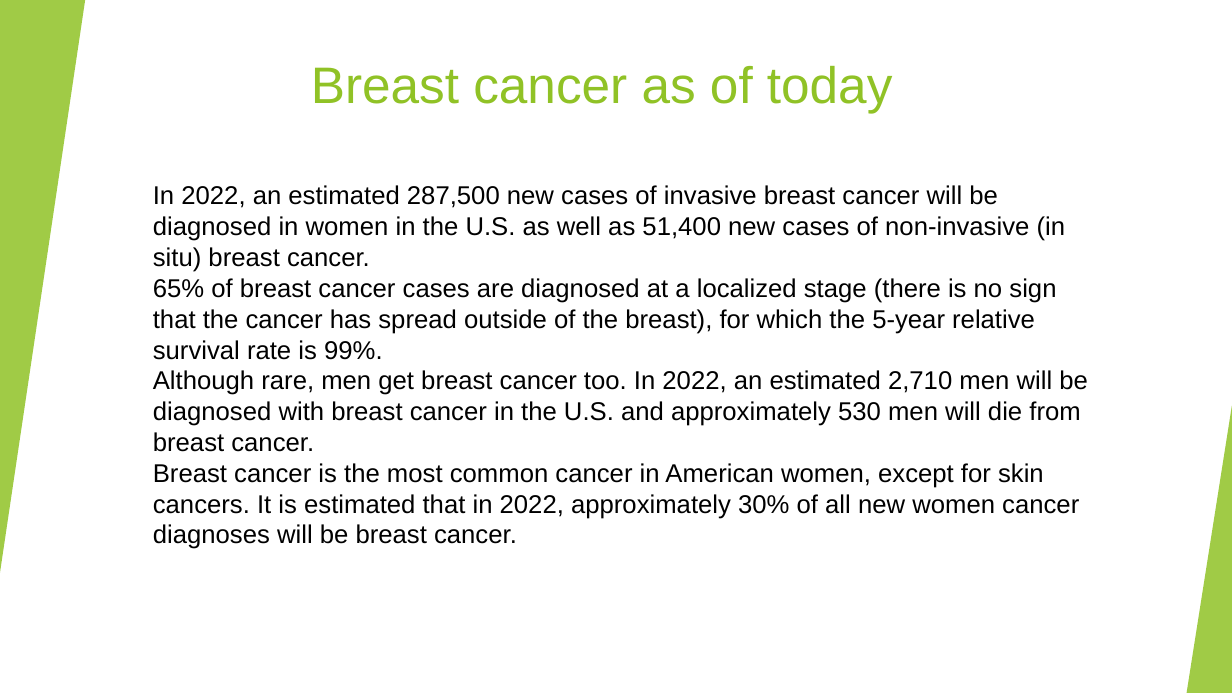
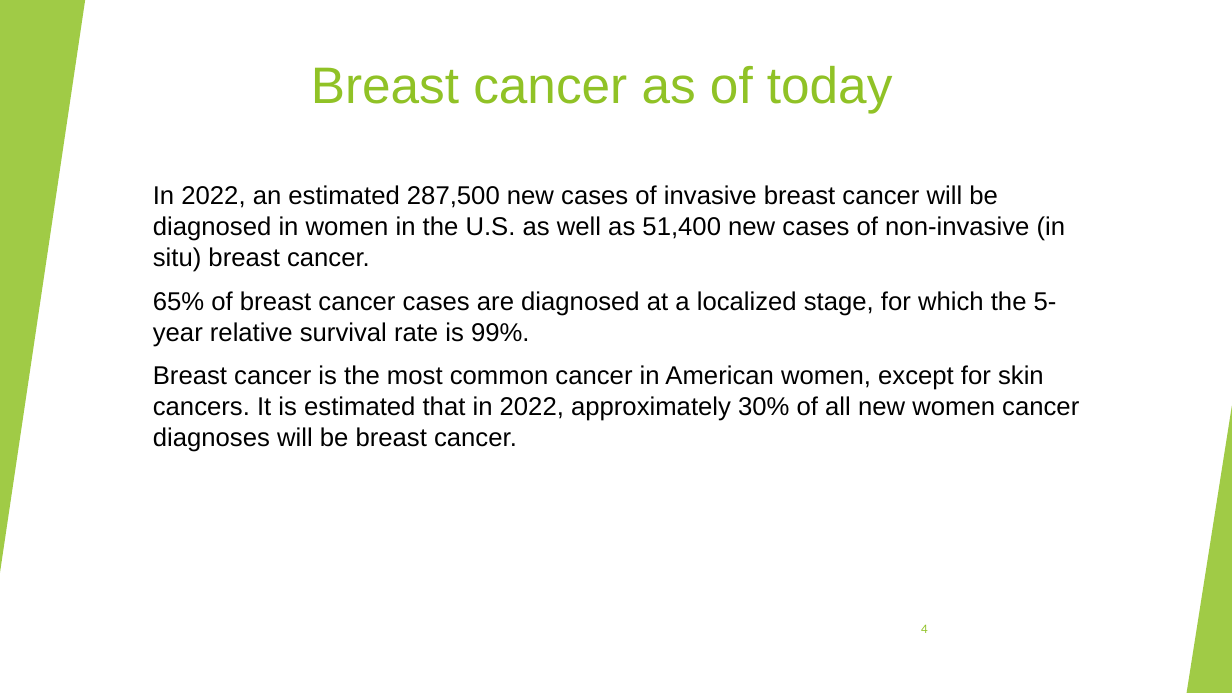
Before and after one commit to Shenhav26/Final_project, a slide deck: slide 4 of capstone project phase A.pptx. Drawn at 1232x693 pixels with LibreOffice and Linux fonts; fonts in the diff are those of the drawing. Boxes give left, top, right and bottom in pixels: in the first picture for what was removed or moved away, otherwise in the second. Text is boxed around its words. In the diff, an @@ line names an element or a change of style, - is before the commit and + after.

```diff
--- a/capstone project phase A.pptx
+++ b/capstone project phase A.pptx
@@ text at <box>153,185,1079,452</box>: text changed @@
-In 2022, an estimated 287,500 new cases of invasive breast cancer will be diagnosed in women in the U.S. as well as 51,400 new cases of non-invasive (in situ) breast cancer. 65% of breast cancer cases are diagnosed at a localized stage (there is no sign that the cancer has spread outside of the breast), for which the 5-year relative survival rate is 99%. Although rare, men get breast cancer too. In 2022, an estimated 2,710 men will be diagnosed with breast cancer in the U.S. and approximately 530 men will die from breast cancer. Breast cancer is the most common cancer in American women, except for skin cancers. It is estimated that in 2022, approximately 30% of all new women cancer diagnoses will be breast cancer.
+In 2022, an estimated 287,500 new cases of invasive breast cancer will be diagnosed in women in the U.S. as well as 51,400 new cases of non-invasive (in situ) breast cancer.
+65% of breast cancer cases are diagnosed at a localized stage, for which the 5-year relative survival rate is 99%.
+Breast cancer is the most common cancer in American women, except for skin cancers. It is estimated that in 2022, approximately 30% of all new women cancer diagnoses will be breast cancer.
@@ page number added at <box>921,624,928,633</box>, 9 pt, text #90C226 @@
+4
```
Also in this commit, not shown: 15 other slides changed, 3 slides added.
